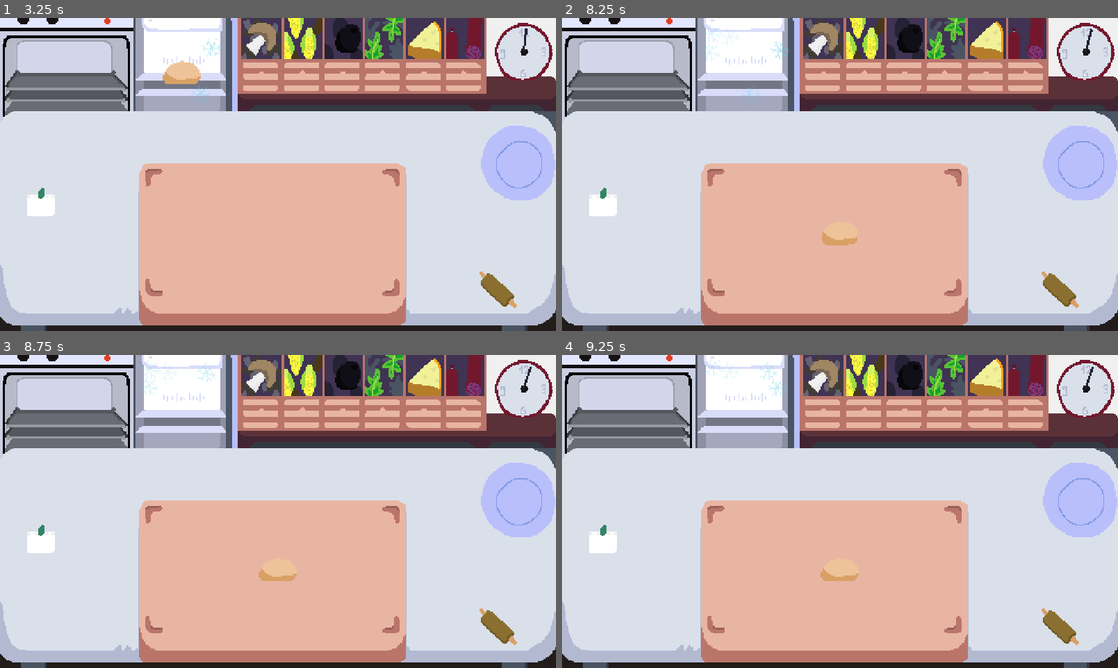
Above: before the commit, frames 1-4 (two rows, left to right).
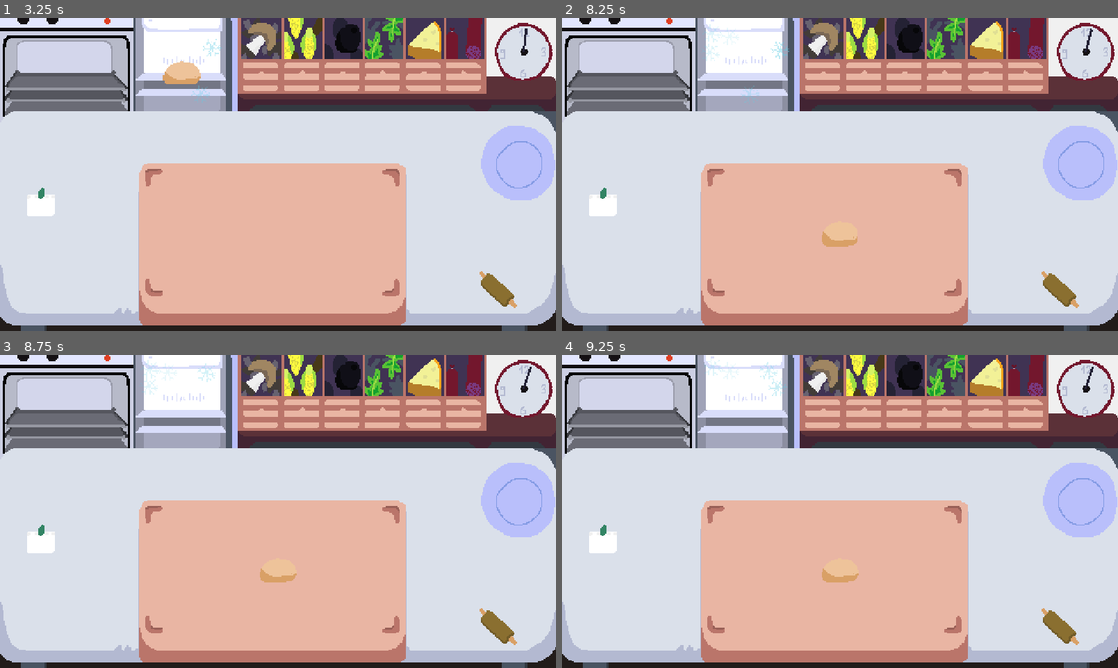
Above: after the commit, the same moments.

Repository: martindzejky/pizza-game
Game: Godot game, scene res://scenes/start.tscn
The game is run twice, just before and just after one commit, with the same random seed, the same clock (stepped at 60 frames per second) and the same inputs.
Inputs (mouse positions are in pixels of both pictures, inside the frame that each line leads up to):
- Up to frame 1 (3.25 s): click "Start" at 0.5 s; move the mouse to (66, 64) at 1.27 s; click (66, 64) at 1.42 s; tap Enter at 2 s; move the mouse to (183, 64) at 2.02 s; click (183, 64) at 2.17 s; tap Space at 2.75 s; move the mouse to (183, 68) at 2.77 s; click (183, 68) at 2.92 s
- Up to frame 2 (8.25 s): tap Enter at 3.5, 8 s; move the mouse to (823, 64) at 3.52 s; click (823, 64) at 3.67 s; move the mouse to (862, 64) at 4.27 s; click (862, 64) at 4.42 s; tap Space at 5 s; move the mouse to (906, 64) at 5.02 s; click (906, 64) at 5.17 s; move the mouse to (945, 64) at 5.77 s; click (945, 64) at 5.92 s; move the mouse to (990, 64) at 6.52 s; click (990, 64) at 6.67 s; move the mouse to (1029, 64) at 7.27 s; click (1029, 64) at 7.42 s; move the mouse to (840, 227) at 8.02 s; click (840, 227) at 8.17 s
- Up to frame 3 (8.75 s): no input
- Up to frame 4 (9.25 s): move the mouse to (1079, 498) at 8.77 s; click (1079, 498) at 8.92 s

Frame 1 is identical in both runs. In frame 2, less than 0.1% of the frame differs, in the area x 46-54%, y 70-74%; in frame 3, less than 0.1%; in frame 4, less than 0.1%.

Commit message:
wiggle sprite

Diff:
--- a/autoload/effects.gd
+++ b/autoload/effects.gd
@@ -8,7 +8,12 @@
     var tween = node.create_tween()
     if not tween: return
 
-    tween.tween_property(node, "scale", Vector2(0.95, 1.08), 0.1).from_current()
-    tween.tween_property(node, "scale", Vector2(1.08, 0.95), 0.1).from_current()
-    tween.tween_property(node, "scale", Vector2(0.98, 1.04), 0.06).from_current()
-    tween.tween_property(node, "scale", Vector2(1.04, 0.98), 0.06).from_current()
+    # if there's a sprite, wiggle it instead
+    if node.has_node("sprite"):
+        node = node.get_node("sprite")
+
+    tween.tween_property(node, "scale", Vector2(-0.04, 0.08), 0.1).from_current().as_relative()
+    tween.tween_property(node, "scale", Vector2(0.08, -0.04), 0.1).from_current().as_relative()
+    tween.tween_property(node, "scale", Vector2(-0.02, 0.04), 0.06).from_current().as_relative()
+    tween.tween_property(node, "scale", Vector2(0.04, -0.02), 0.06).from_current().as_relative()
+    tween.tween_property(node, "scale", Vector2(1, 1), 0.02).from_current()
--- a/scenes/end.tscn
+++ b/scenes/end.tscn
@@ -15,7 +15,6 @@
 grow_vertical = 2
 
 [node name="margin" type="MarginContainer" parent="ui"]
-layout_mode = 1
 anchors_preset = 15
 anchor_right = 1.0
 anchor_bottom = 1.0
@@ -23,14 +22,12 @@
 grow_vertical = 2
 
 [node name="items" type="VBoxContainer" parent="ui/margin"]
-layout_mode = 2
 offset_left = 10.0
 offset_top = 10.0
 offset_right = 470.0
 offset_bottom = 260.0
 
 [node name="title" type="Label" parent="ui/margin/items"]
-layout_mode = 2
 offset_right = 460.0
 offset_bottom = 25.0
 grow_horizontal = 2
@@ -40,14 +37,12 @@
 vertical_alignment = 1
 
 [node name="scroll" type="ScrollContainer" parent="ui/margin/items"]
-layout_mode = 2
 offset_top = 35.0
 offset_right = 460.0
 offset_bottom = 210.0
 size_flags_vertical = 3
 
 [node name="pizza-gallery" parent="ui/margin/items/scroll" instance=ExtResource("1_auhlt")]
-layout_mode = 2
 anchors_preset = 0
 anchor_right = 0.0
 anchor_bottom = 0.0
@@ -58,7 +53,6 @@
 size_flags_horizontal = 3
 
 [node name="btns" type="HBoxContainer" parent="ui/margin/items"]
-layout_mode = 2
 offset_top = 220.0
 offset_right = 460.0
 offset_bottom = 250.0
@@ -67,7 +61,6 @@
 alignment = 1
 
 [node name="restart" type="Button" parent="ui/margin/items/btns"]
-layout_mode = 2
 offset_right = 394.0
 offset_bottom = 30.0
 grow_horizontal = 2
@@ -77,7 +70,6 @@
 script = ExtResource("1_iqrhl")
 
 [node name="exit" type="Button" parent="ui/margin/items/btns"]
-layout_mode = 2
 offset_left = 404.0
 offset_right = 460.0
 offset_bottom = 30.0
